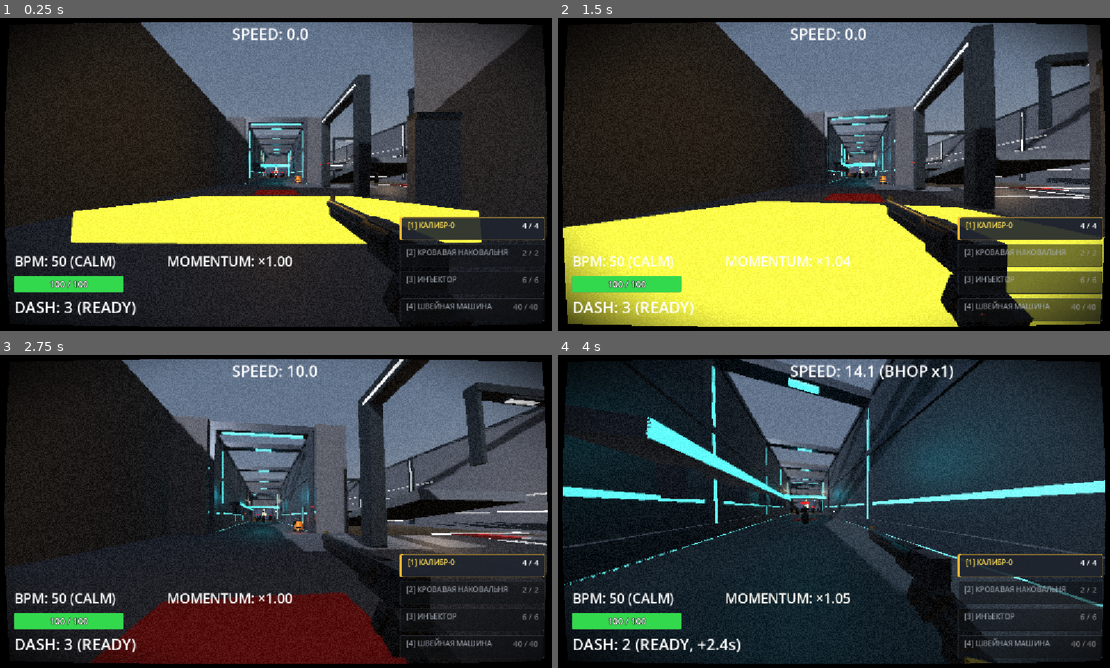
Above: before the commit, frames 1-4 (two rows, left to right).
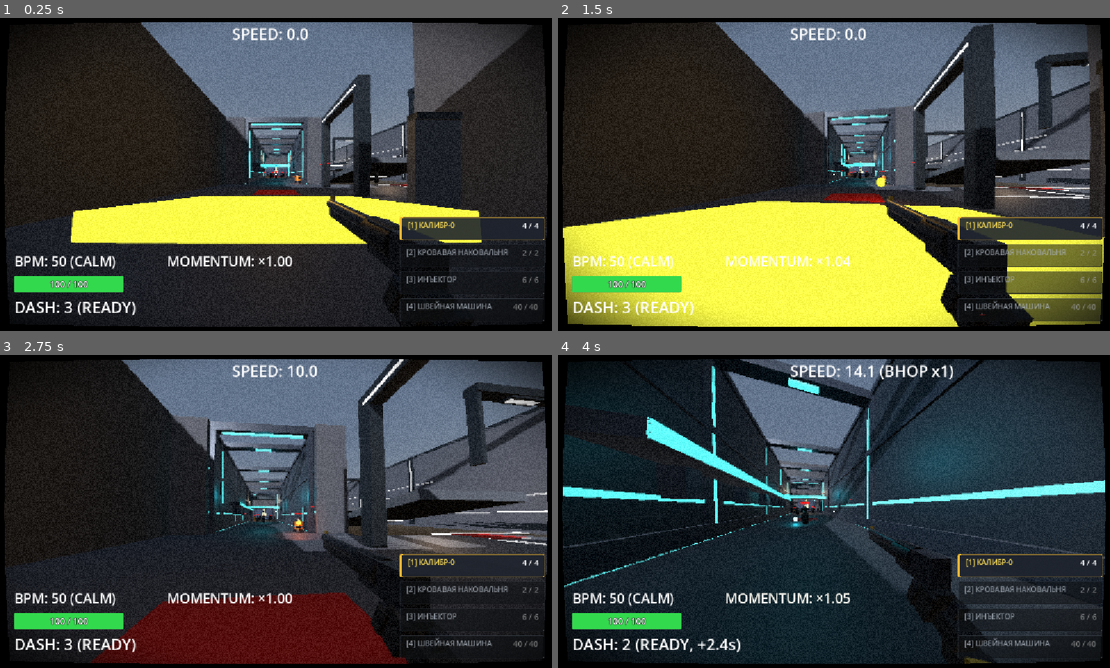
Above: after the commit, the same moments.

Repository: ggou3/voidkill
Game: Godot game, scene res://test_arena.tscn
Same seed, same stepped clock (60 frames per second), same inputs: the game is played once before the commit and once after it. This scene is started directly instead of the project's main scene.
Inputs (mouse positions are in pixels of both pictures, inside the frame that each line leads up to):
- Up to frame 1 (0.25 s): no input
- Up to frame 2 (1.5 s): tap Enter at 0.5 s; move the mouse to (867, 174) at 0.52 s; hold F (melee) 0.53-1.28 s; hold W (move_forward) from 0.53 s (still down); tap Space (jump) at 0.77 s; tap C (slam) at 0.8, 1.35 s; move the mouse to (806, 174) at 1.27 s
- Up to frame 3 (2.75 s): keep holding W (move_forward); tap Space (jump) at 1.52 s; tap F (melee) at 1.55 s; move the mouse to (292, 505) at 2.02 s; hold Right mouse button (alt_fire) from 2.03 s (still down); tap C (slam) at 2.3 s
- Up to frame 4 (4 s): keep holding W (move_forward); move the mouse to (828, 517) at 2.77 s; release Right mouse button (alt_fire) at 2.78 s; tap Shift (dash) at 2.85 s; tap Space (jump) at 3.02, 3.77 s; tap F (melee) at 3.05 s; move the mouse to (878, 514) at 3.52 s; hold F (melee) from 3.53 s (still down); tap C (slam) at 3.8 s

The runs differ from the first frame. In frame 1, less than 0.1% of the frame differs, in the area x 48-56%, y 49-53%; in frame 2, 0.1%; in frame 3, 0.2%; in frame 4, 0.4%, in the area x 1-99%, y 19-81%.
Error before the commit: Parse Error: The function signature doesn't match the parent. Parent signature is "take_damage(int, Vector3, Vector3, bool = <default>, bool = <default>, bool …

Commit message:
fix(enemy_turret): align take_damage signature with parent enemy.gd

Diff:
--- a/enemy_turret.gd
+++ b/enemy_turret.gd
@@ -112,9 +112,9 @@
 	# Статичная турель никогда не перемещается
 	velocity = Vector3.ZERO
 
-func take_damage(amount: int, knockback: Vector3 = Vector3.ZERO, source_is_melee: bool = false, is_needle_damage: bool = false, is_headshot: bool = false, custom_hit_pos: Vector3 = Vector3.ZERO, chain_depth: int = 0):
+func take_damage(amount: int, knockback_vector: Vector3, hit_pos: Vector3, is_melee: bool = false, is_execute: bool = false, is_shockwave: bool = false, is_headshot: bool = false, source_chain_depth: int = -1, weapon_source: String = ""):
 	# Тяжёлая стационарная огневая точка защищена от физического отбрасывания
-	super.take_damage(amount, Vector3.ZERO, source_is_melee, is_needle_damage, is_headshot, custom_hit_pos, chain_depth)
+	super.take_damage(amount, Vector3.ZERO, hit_pos, is_melee, is_execute, is_shockwave, is_headshot, source_chain_depth, weapon_source)
 
 func die():
 	_reset_telegraph()
